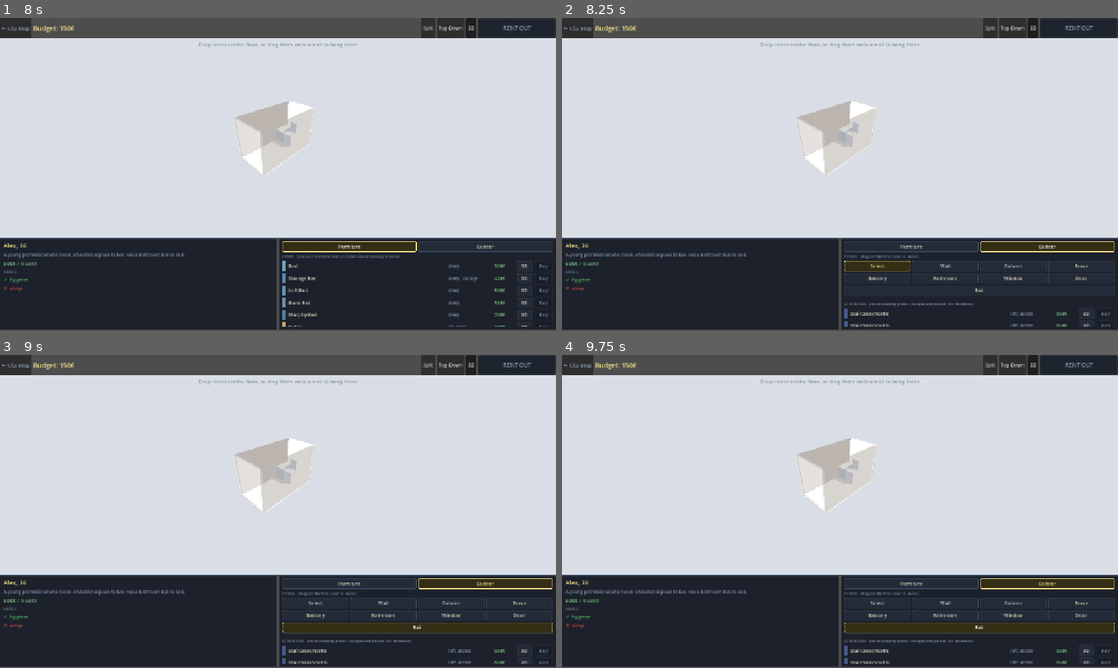
Above: before the commit, frames 1-4 (two rows, left to right).
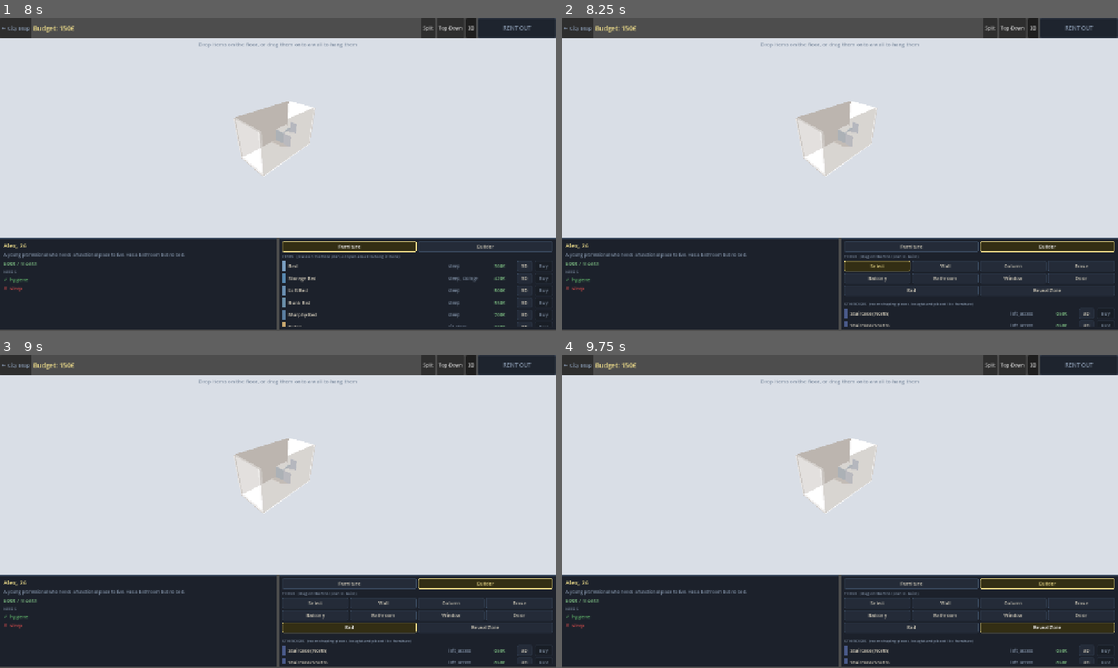
Above: after the commit, the same moments.

Repository: Bobovino/MakeItFit
Game: Godot game, scene res://scenes/CityMap.tscn
Same seed, same stepped clock (60 frames per second), same inputs: the game is played once before the commit and once after it.
Inputs (mouse positions are in pixels of both pictures, inside the frame that each line leads up to):
- Up to frame 1 (8 s): click "★ Replay" at 0.5 s; click "★ Replay" at 1.25 s; click "★ Replay" at 2 s; click "ENTER →" at 2.75 s; click "← City Map" at 3.5 s; click "ENTER →" at 4.25 s; click "Split" at 5 s; click "Top-Down" at 5.75 s; click "3D" at 6.5 s; click "Furniture" at 7.25 s
- Up to frame 2 (8.25 s): click "Builder" at 8 s
- Up to frame 3 (9 s): click "Rail" at 8.75 s
- Up to frame 4 (9.75 s): click (1045, 627) at 9.5 s, where only the run after the commit has a clickable "Reveal Zone"

Frame 1 is identical in both runs. In frame 2, less than 0.1% of the frame differs, in the area x 62-90%, y 85-89%; in frame 3, 0.9%; in frame 4, 0.9%, in the area x 50-90%, y 85-90%.

Commit message:
Builder tab: add reveal zone draw/erase tool
Adds a Reveal Zone button next to Rail on the Builder tab's third
row, reusing the same drag-draw-ghost mechanics as Wall/Rail. Wall.gd
gains can_add_reveal_zone/add_reveal_zone/find_reveal_zone_near/
erase_reveal_zone_near, mirroring the rail helpers.

Fixes an ordering bug in erase_near found while testing: it checked
rails before reveal zones, but a reveal zone is a narrow sub-range
nested inside a rail, so an Erase click aimed at a small reveal zone
almost always also landed within snap distance of the rail itself —
reproduced live against Debug: Rail Moments, where erasing a test
reveal zone deleted the tutorial's actual rail. Reveal zones are now
checked first so the more specific target wins.

Same scope note as the rail tool: this makes zones drawable/erasable
only; live reveal-tagging of newly-placed furniture during gameplay
isn't wired (pre-existing gap, LevelEditor-only until now).

Diff:
--- a/scripts/Inventory.gd
+++ b/scripts/Inventory.gd
@@ -139,7 +139,7 @@
 	var rows := [
 		[["", "Select"], ["wall", "Wall"], ["column", "Column"], ["erase", "Erase"]],
 		[["balcony", "Balcony"], ["bathroom", "Bathroom"], ["window", "Window"], ["door", "Door"]],
-		[["rail", "Rail"]],
+		[["rail", "Rail"], ["reveal", "Reveal Zone"]],
 	]
 	for row_specs: Array in rows:
 		var row := HBoxContainer.new()
--- a/scripts/Main.gd
+++ b/scripts/Main.gd
@@ -1546,7 +1546,7 @@
 			_builder_press_consumed = true
 			var tile := _builder_tile_at(fl)
 			match _active_builder_tool:
-				"wall", "rail":
+				"wall", "rail", "reveal":
 					_builder_press_tile = tile
 					_builder_cur_tile   = tile
 					_builder_drawing    = true
@@ -1603,13 +1603,15 @@
 				_commit_builder_wall(fl)
 			elif _builder_drawing and _active_builder_tool == "rail":
 				_commit_builder_rail(fl)
+			elif _builder_drawing and _active_builder_tool == "reveal":
+				_commit_builder_reveal(fl)
 			_builder_drawing = false
 			_clear_builder_ghost()
 			get_viewport().set_input_as_handled()
 	elif event is InputEventMouseMotion and _builder_drawing:
 		var tile := _builder_tile_at(fl)
 		match _active_builder_tool:
-			"wall", "rail":
+			"wall", "rail", "reveal":
 				# Axis-snap to whichever direction has moved further, same as
 				# LevelEditor's wall-drawing preview.
 				if absi(tile.x - _builder_press_tile.x) >= absi(tile.y - _builder_press_tile.y):
@@ -1653,6 +1655,18 @@
 		Audio.play("error")
 		return
 	fl.add_rail(ps.x, ps.y, pe.x, pe.y)
+	Audio.play("place")
+
+
+func _commit_builder_reveal(fl: Floor) -> void:
+	var ps := _builder_press_tile
+	var pe := _builder_cur_tile
+	if ps == pe:
+		return
+	if not fl.can_add_reveal_zone(ps.x, ps.y, pe.x, pe.y):
+		Audio.play("error")
+		return
+	fl.add_reveal_zone(ps.x, ps.y, pe.x, pe.y)
 	Audio.play("place")
 
 
--- a/scripts/Wall.gd
+++ b/scripts/Wall.gd
@@ -512,7 +512,11 @@
 
 # General Builder-tab erase: tries a nearby wall segment first (only ones the
 # player could have added or that are otherwise demolishable), then a column
-# at the given tile, then a painted floor-kind tag, then a rail track.
+# at the given tile, then a painted floor-kind tag, then a reveal zone, then a
+# rail track. Reveal zones are checked before rails deliberately — a reveal
+# zone is a narrow sub-range nested inside a rail, so a click aimed at one is
+# also near the rail it sits on; checking rails first would let an Erase
+# click meant to remove a small reveal zone take out the whole rail instead.
 # Returns true if something was actually removed.
 func erase_near(local_pos: Vector2, tile: Vector2i) -> bool:
 	var idx := find_segment_near(local_pos, 1.5)
@@ -533,6 +537,8 @@
 		floor_kind.erase(tile)
 		if grid_draw:
 			grid_draw.queue_redraw()
+		return true
+	if erase_reveal_zone_near(local_pos):
 		return true
 	if erase_rail_near(local_pos):
 		return true
@@ -660,6 +666,48 @@
 	if idx < 0:
 		return false
 	rails.remove_at(idx)
+	if grid_draw:
+		grid_draw.queue_redraw()
+	return true
+
+
+# Reveal zones are a sub-range of a rail — same {x1,y1,x2,y2} shape again —
+# marking where a rail piece counts as "revealed" for a moment. Independent
+# of the rail tool since a rail can have zero, one, or several reveal zones.
+func can_add_reveal_zone(x1: int, y1: int, x2: int, y2: int) -> bool:
+	return x1 == x2 or y1 == y2
+
+
+func add_reveal_zone(x1: int, y1: int, x2: int, y2: int) -> void:
+	reveal_zones.append({"x1": x1, "y1": y1, "x2": x2, "y2": y2})
+	if grid_draw:
+		grid_draw.queue_redraw()
+
+
+func find_reveal_zone_near(fl_pos: Vector2, snap_tiles: float = 1.5) -> int:
+	var snap := float(TILE_SIZE) * snap_tiles
+	var best_d := snap
+	var best_i := -1
+	for i in range(reveal_zones.size()):
+		var rd := reveal_zones[i] as Dictionary
+		var pa := Vector2(rd["x1"] as int * TILE_SIZE, rd["y1"] as int * TILE_SIZE)
+		var pb := Vector2(rd["x2"] as int * TILE_SIZE, rd["y2"] as int * TILE_SIZE)
+		var seg := pb - pa
+		var seg_len := seg.length()
+		if seg_len < 1.0:
+			continue
+		var t := clampf((fl_pos - pa).dot(seg) / (seg_len * seg_len), 0.0, 1.0)
+		var d := fl_pos.distance_to(pa + seg * t)
+		if d < best_d:
+			best_d = d; best_i = i
+	return best_i
+
+
+func erase_reveal_zone_near(local_pos: Vector2) -> bool:
+	var idx := find_reveal_zone_near(local_pos, 1.5)
+	if idx < 0:
+		return false
+	reveal_zones.remove_at(idx)
 	if grid_draw:
 		grid_draw.queue_redraw()
 	return true
